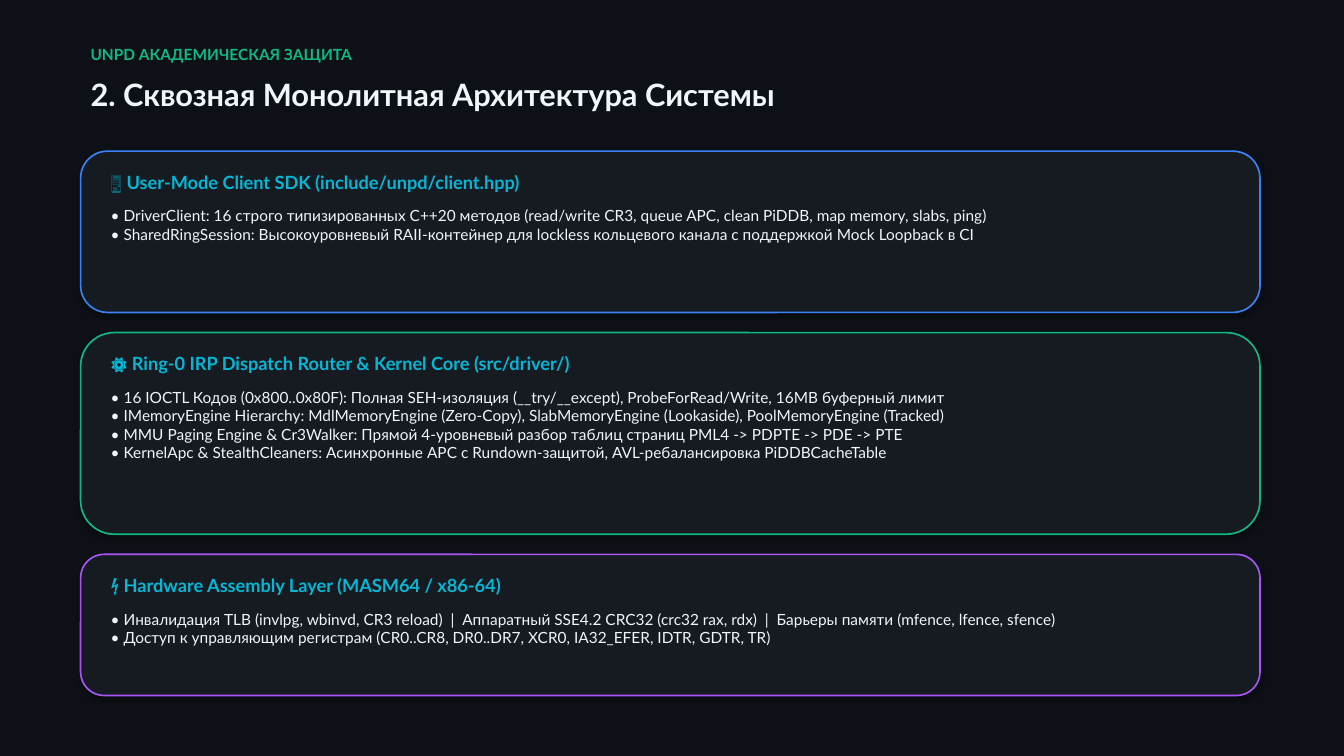
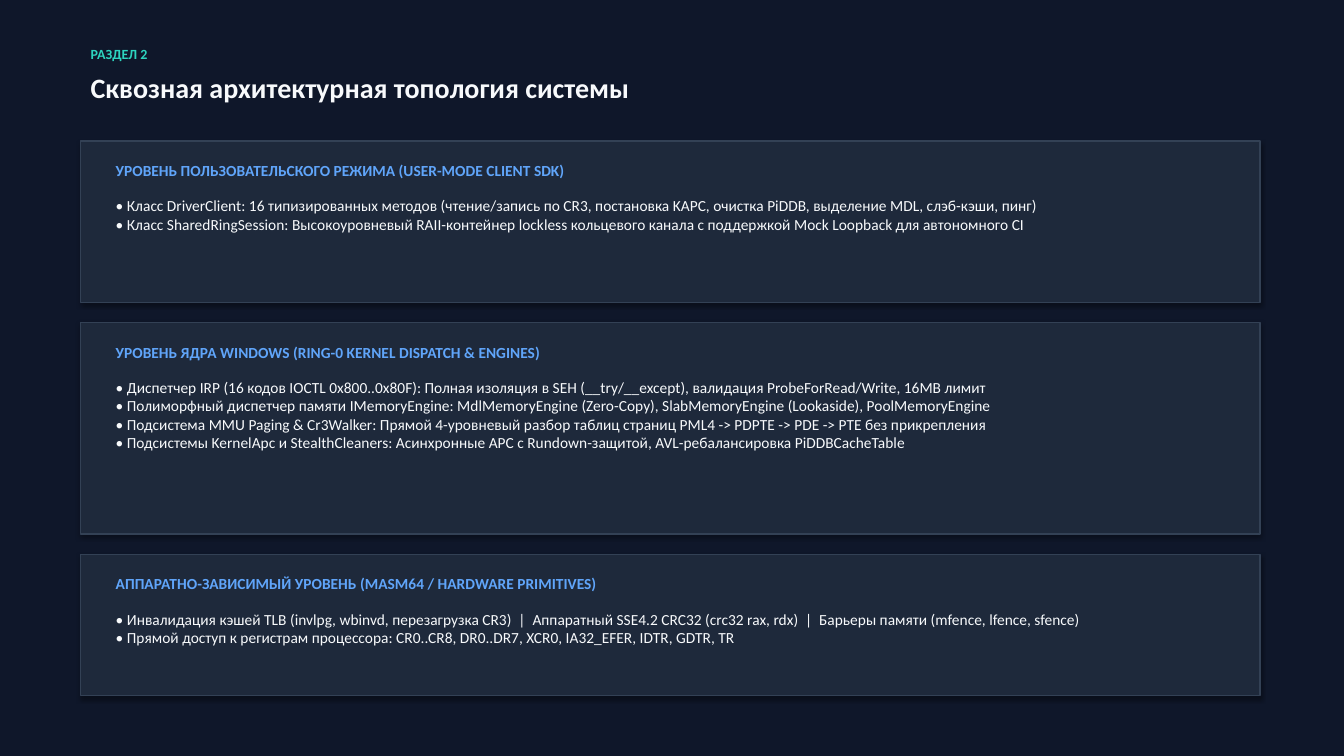
Before and after one commit to LucPrusPPi/unsolicited-non-paged-driver, a slide deck: slide 3 of docs/presentation/unpd_defense_presentation.pptx. Drawn at 1344x756 pixels with LibreOffice and Linux fonts; fonts in the diff are those of the drawing. Boxes give left, top, right and bottom in pixels: in the first picture for what was removed or moved away, otherwise in the second. Text is boxed around its words. In the diff, an @@ line names an element or a change of style, - is before the commit and + after.

```diff
--- a/docs/presentation/unpd_defense_presentation.pptx
+++ b/docs/presentation/unpd_defense_presentation.pptx
@@ rectangle at [0,0,1344,756]: fill #0D1117 to #0F172A @@
@@ text at [91,50,147,61]: text changed; size 11 to 10 pt; font Lato to Calibri; text colour #10B981 to #2DD4BF @@
-UNPD АКАДЕМИЧЕСКАЯ ЗАЩИТА
+РАЗДЕЛ 2
@@ text at [91,79,629,103]: text changed; size 22 to 20 pt; font Lato to Calibri; text colour #F0F6FC to #F8FAFC @@
-2. Сквозная Монолитная Архитектура Системы
+Сквозная архитектурная топология системы
@@ rectangle: place and size @@
-rectangle at [81,151,1260,313]
+rectangle at [81,141,1260,302]
@@ rectangle at [81,141,1260,302]: rounded rectangle to rectangle; fill #161B22 to #1E293B; outline #3B82F6 1.2 pt to #334155 1 pt @@
@@ text at [116,165,564,178]: text changed; size 13 to 11 pt; font Lato to Calibri; text colour #06B6D4 to #60A5FA @@
-🖥️ User-Mode Client SDK (include/unpd/client.hpp)
+УРОВЕНЬ ПОЛЬЗОВАТЕЛЬСКОГО РЕЖИМА (USER-MODE CLIENT SDK)
@@ text at [127,200,1037,233]: text changed; font Lato to Calibri; text colour #F0F6FC to #F8FAFC @@
-• DriverClient: 16 строго типизированных C++20 методов (read/write CR3, queue APC, clean PiDDB, map memory, slabs, ping)
-• SharedRingSession: Высокоуровневый RAII-контейнер для lockless кольцевого канала с поддержкой Mock Loopback в CI
+• Класс DriverClient: 16 типизированных методов (чтение/запись по CR3, постановка KAPC, очистка PiDDB, выделение MDL, слэб-кэши, пинг)
+• Класс SharedRingSession: Высокоуровневый RAII-контейнер lockless кольцевого канала с поддержкой Mock Loopback для автономного CI
@@ rectangle: place and size @@
-rectangle at [81,333,1260,534]
+rectangle at [81,323,1260,534]
@@ rectangle at [81,323,1260,534]: rounded rectangle to rectangle; fill #161B22 to #1E293B; outline #10B981 1.2 pt to #334155 1 pt @@
@@ text at [116,347,540,361]: text changed; size 13 to 11 pt; font Lato to Calibri; text colour #06B6D4 to #60A5FA @@
-⚙️ Ring-0 IRP Dispatch Router & Kernel Core (src/driver/)
+УРОВЕНЬ ЯДРА WINDOWS (RING-0 KERNEL DISPATCH & ENGINES)
@@ text at [127,382,990,451]: text changed; font Lato to Calibri; text colour #F0F6FC to #F8FAFC @@
-• 16 IOCTL Кодов (0x800..0x80F): Полная SEH-изоляция (__try/__except), ProbeForRead/Write, 16MB буферный лимит
-• IMemoryEngine Hierarchy: MdlMemoryEngine (Zero-Copy), SlabMemoryEngine (Lookaside), PoolMemoryEngine (Tracked)
-• MMU Paging Engine & Cr3Walker: Прямой 4-уровневый разбор таблиц страниц PML4 -> PDPTE -> PDE -> PTE
-• KernelApc & StealthCleaners: Асинхронные APC с Rundown-защитой, AVL-ребалансировка PiDDBCacheTable
+• Диспетчер IRP (16 кодов IOCTL 0x800..0x80F): Полная изоляция в SEH (__try/__except), валидация ProbeForRead/Write, 16MB лимит
+• Полиморфный диспетчер памяти IMemoryEngine: MdlMemoryEngine (Zero-Copy), SlabMemoryEngine (Lookaside), PoolMemoryEngine
+• Подсистема MMU Paging & Cr3Walker: Прямой 4-уровневый разбор таблиц страниц PML4 -> PDPTE -> PDE -> PTE без прикрепления
+• Подсистемы KernelApc и StealthCleaners: Асинхронные APC с Rundown-защитой, AVL-ребалансировка PiDDBCacheTable
@@ rectangle at [81,555,1260,696]: rounded rectangle to rectangle; fill #161B22 to #1E293B; outline #A855F7 1.2 pt to #334155 1 pt @@
@@ text at [116,576,596,591]: text changed; size 13 to 11 pt; font Lato to Calibri; text colour #06B6D4 to #60A5FA @@
-⚡ Hardware Assembly Layer (MASM64 / x86-64)
+АППАРАТНО-ЗАВИСИМЫЙ УРОВЕНЬ (MASM64 / HARDWARE PRIMITIVES)
@@ text at [127,614,1079,646]: text changed; font Lato to Calibri; text colour #F0F6FC to #F8FAFC @@
-• Инвалидация TLB (invlpg, wbinvd, CR3 reload) | Аппаратный SSE4.2 CRC32 (crc32 rax, rdx) | Барьеры памяти (mfence, lfence, sfence)
-• Доступ к управляющим регистрам (CR0..CR8, DR0..DR7, XCR0, IA32_EFER, IDTR, GDTR, TR)
+• Инвалидация кэшей TLB (invlpg, wbinvd, перезагрузка CR3) | Аппаратный SSE4.2 CRC32 (crc32 rax, rdx) | Барьеры памяти (mfence, lfence, sfence)
+• Прямой доступ к регистрам процессора: CR0..CR8, DR0..DR7, XCR0, IA32_EFER, IDTR, GDTR, TR
```
Also in this commit, not shown: 8 other slides changed, 1 slide added, 1 slide removed, 2 other files.
